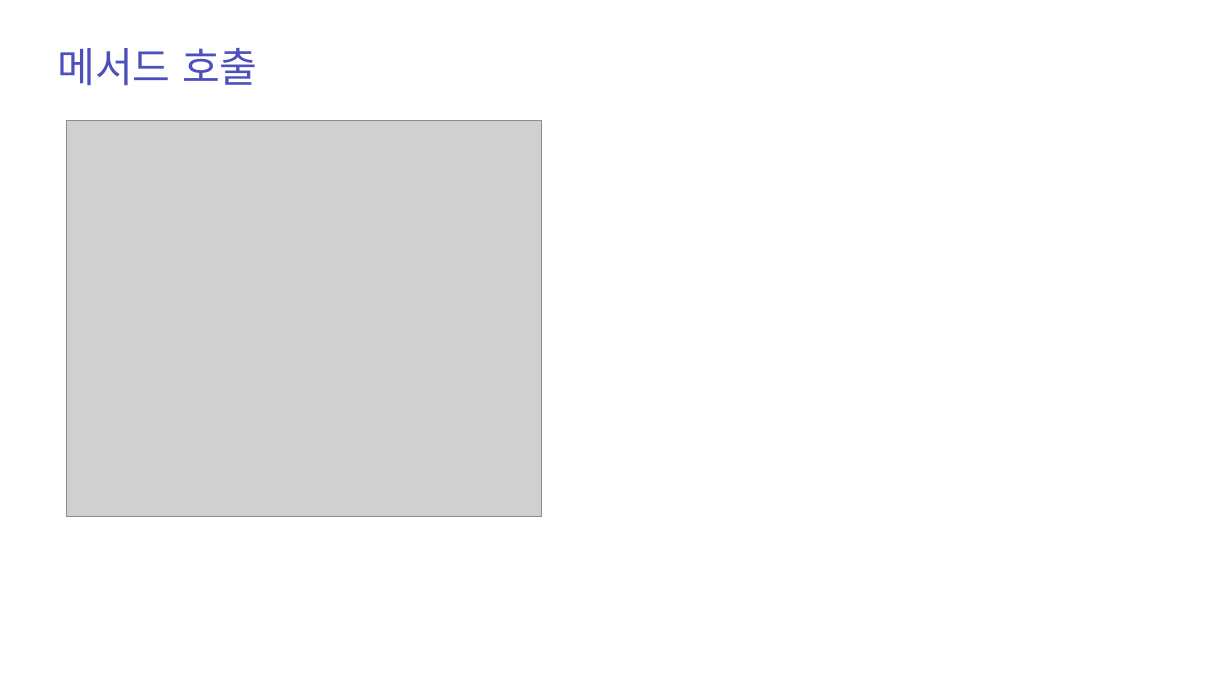
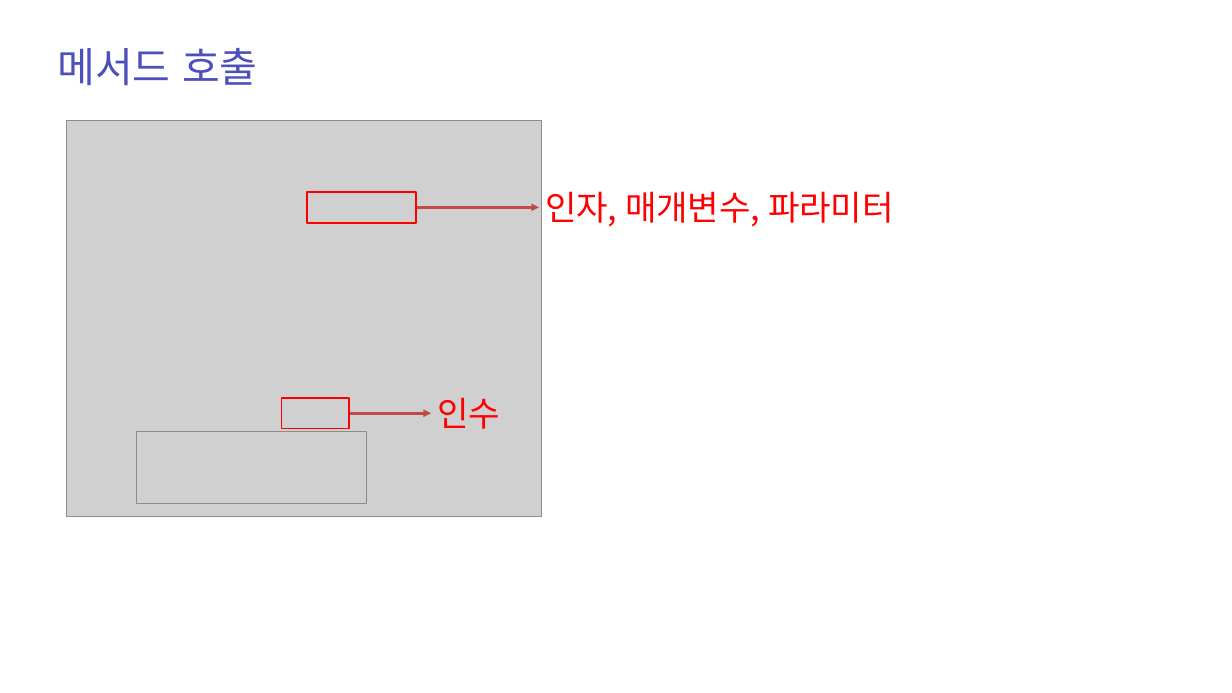
Before and after one commit to zest132/JavaLecture, a slide deck: slide 20 of JavaLecture/LectureFile/java 6강.pptx (slide 19 before the commit). Drawn at 1232x693 pixels with LibreOffice and Linux fonts; fonts in the diff are those of the drawing; grey boxes stand for pictures. Boxes give left, top, right and bottom in pixels: in the first picture for what was removed or moved away, otherwise in the second. Text is boxed around its words. In the diff, an @@ line names an element or a change of style, - is before the commit and + after.

```diff
--- a/JavaLecture/LectureFile/java 6강.pptx
+++ b/JavaLecture/LectureFile/java 6강.pptx
@@ rectangle added at [307,192,416,223], outline #FF0000 2 pt @@
@@ arrow added from (416, 208) to (539, 208), #BF4C48 3 pt @@
@@ text added at [545,191,894,227], 40 pt, text #FF0000 @@
+인자, 매개변수, 파라미터
@@ rectangle added at [282,398,349,429], outline #FF0000 2 pt @@
@@ arrow added from (349, 413) to (431, 413), #BF4C48 3 pt @@
@@ text added at [437,397,500,429], 40 pt, text #FF0000 @@
+인수
@@ picture added at [136,431,367,503] @@
```
Also in this commit, not shown: 2 other slides changed, 3 slides added, 1 other file.
